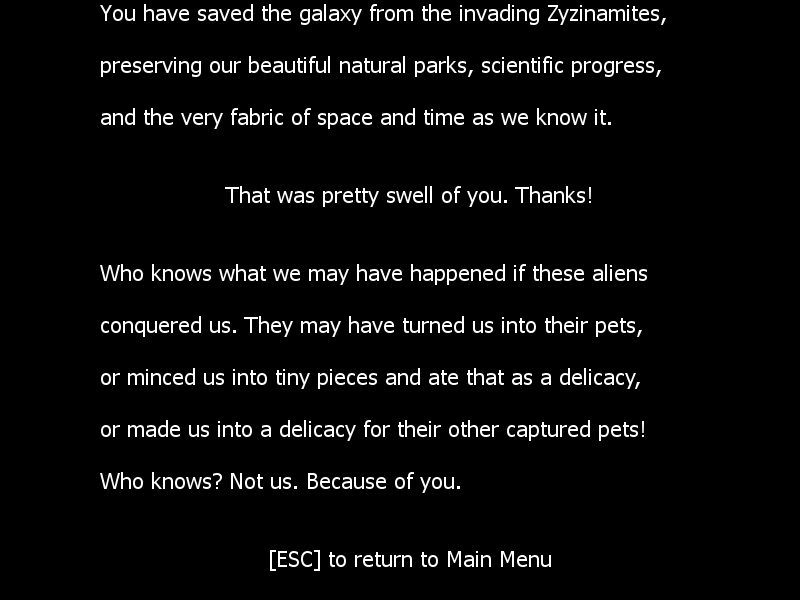
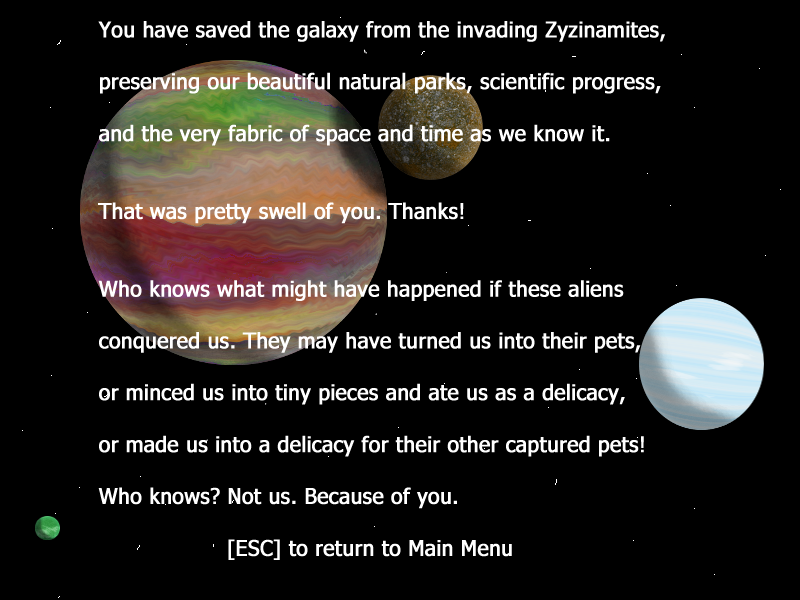
The second 800 x 600 image is a revision of the first. Changes to its layers:
hid "You have saved the galaxy from..." over box(100, 4, 666, 571)
added layer "You have saved the galaxy from the invading Zyzinamites, prese" above "Layer 1" over box(98, 21, 665, 560)
added layer "Layer 1" above "Layer 2" over box(35, 60, 764, 540)
added layer "Layer 2" above "Background" over box(22, 4, 781, 598)
